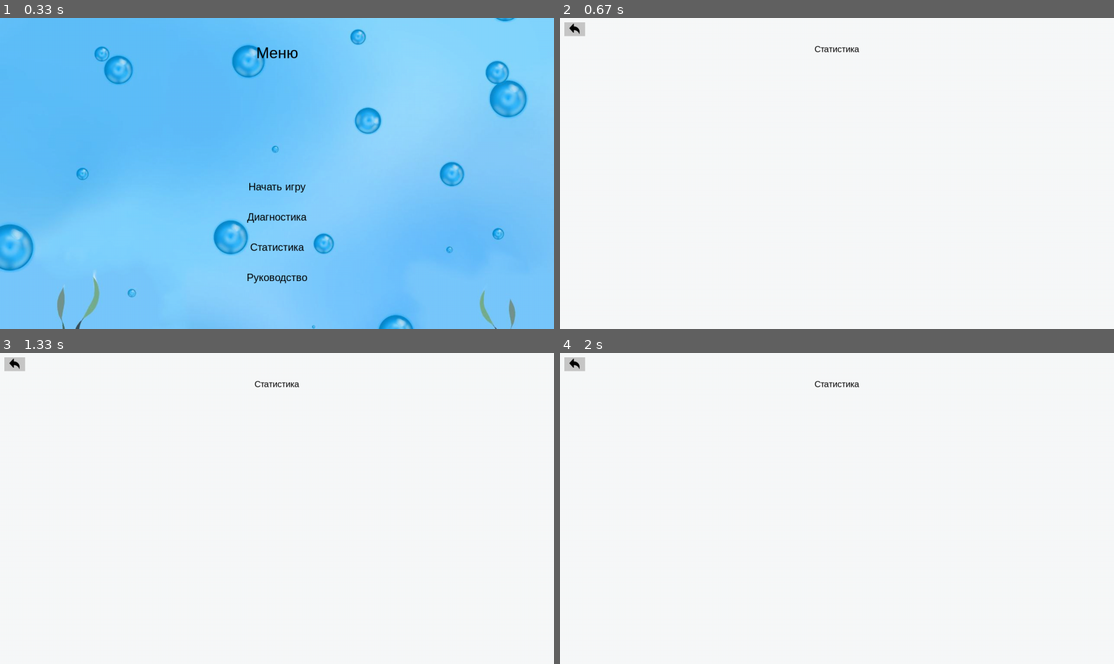
Above: before the commit, frames 1-4 (two rows, left to right).
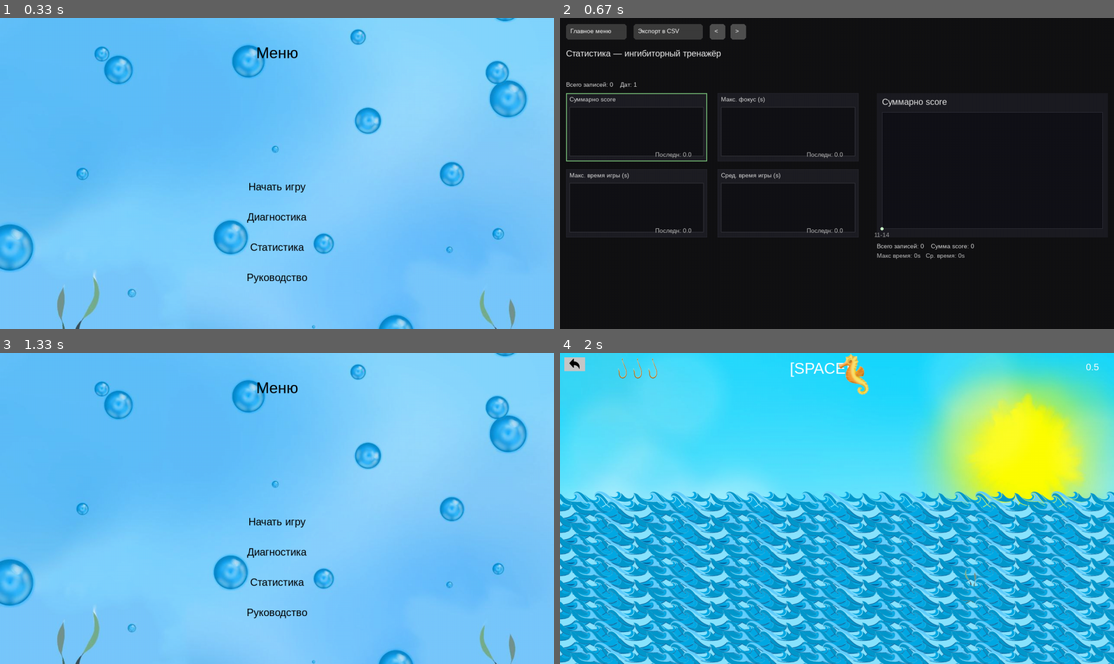
Above: after the commit, the same moments.

Repository: YAKMUVE/InhibitoryPyGame
Game: pygame game, started from main.py
Two runs of this game, one before a commit and one after it. Both use one fixed random seed, a clock stepped at 60 frames per second and the inputs below.
Inputs (mouse positions are in pixels of both pictures, inside the frame that each line leads up to):
- Up to frame 1 (0.33 s): no input
- Up to frame 2 (0.67 s): click "Статистика" at 0.38 s
- Up to frame 3 (1.33 s): click (227, 536) at 0.72 s, where only the run after the commit has a clickable "Сред. время игры (s)"; hold Esc from 1 s (still down); hold Right from 1 s (still down)
- Up to frame 4 (2 s): release Esc at 1.47 s; release Right at 1.47 s; click (837, 520) at 1.55 s, where only the run after the commit has a clickable "Начать игру"; hold D from 1.83 s (still down)

Frame 1 is identical in both runs. In frame 2, 100% of the frame differs, in the area x 0-100%, y 0-100%; in frame 3, 100%; in frame 4, 100%.

Commit message:
Added stats display

Diff:
--- a/src/states/stats_state.py
+++ b/src/states/stats_state.py
@@ -1,52 +1,336 @@
+# src/states/stats_state.py
 import pygame
-
-import json, os
+import os
+import json
+import csv
+from datetime import datetime
+from collections import defaultdict, OrderedDict
+from typing import Any, Dict, List, Tuple
 
 from src.state import BaseState
+
+FONT_MAIN = None
+FONT_SMALL = None
+PADDING = 14
+STATS_PATH = os.path.join('data', 'stats', 'stats.json')
+EXPORT_PATH = os.path.join('data', 'stats', 'export_stats.csv')
+METRIC_KEYS = [
+    ('total_score', 'Суммарно score'),
+    ('best_max_focus', 'Макс. фокус (s)'),
+    ('max_time', 'Макс. время игры (s)'),
+    ('avg_time', 'Сред. время игры (s)')
+]
+
+def _ensure_fonts():
+    global FONT_MAIN, FONT_SMALL
+    if FONT_MAIN is None:
+        FONT_MAIN = pygame.font.SysFont('Arial', 20)
+    if FONT_SMALL is None:
+        FONT_SMALL = pygame.font.SysFont('Arial', 14)
+
+def _parse_timestamp(ts_val: Any):
+    if ts_val is None:
+        return None
+    if isinstance(ts_val, (int, float)):
+        try:
+            return datetime.utcfromtimestamp(int(ts_val))
+        except Exception:
+            return None
+    if isinstance(ts_val, str):
+        formats = ['%Y-%m-%d %H:%M:%S', '%Y-%m-%dT%H:%M:%S', '%Y-%m-%d']
+        for fmt in formats:
+            try:
+                return datetime.strptime(ts_val, fmt)
+            except Exception:
+                continue
+    return None
 
 class StatsState(BaseState):
     def __init__(self, manager):
         super().__init__(manager)
-        self.exit_rect = pygame.Rect(10, 10, 48, 32)
-
-        self.sessions = []
-        self.font = pygame.font.SysFont('arial', 20)
-
-    def enter(self):
-        self.load_sessions()
-
-    def load_sessions(self):
+        _ensure_fonts()
+        self.raw_list: List[Dict[str, Any]] = []
+        self.date_series: 'OrderedDict[str, Dict[str, Any]]' = OrderedDict()
+        self.dates_list: List[str] = []
+        self.selected_metric_index = 0
+        self.offset = 0
+        self.window_days = 10
+        self.metric_rects: List[pygame.Rect] = []
+        self.btn_back_rect = pygame.Rect(18, 18, 120, 36)
+        self.btn_export_rect = pygame.Rect(156, 18, 160, 36)
+        self.btn_prev_rect = pygame.Rect(332, 18, 36, 36)
+        self.btn_next_rect = pygame.Rect(380, 18, 36, 36)
+        self.load_stats()
+
+    def enter(self, **kwargs):
+        self.load_stats()
+
+    def load_stats(self) -> None:
         try:
-            with open('data/stats/stats.json', 'r', encoding='utf-8') as f:
-                self.sessions = json.load(f)
-
+            with open(STATS_PATH, 'r', encoding='utf-8') as f:
+                data = json.load(f)
+                if isinstance(data, list):
+                    self.raw_list = data
+                elif isinstance(data, dict) and 'games' in data and isinstance(data['games'], list):
+                    self.raw_list = data['games']
+                else:
+                    self.raw_list = []
+        except FileNotFoundError:
+            self.raw_list = []
         except Exception:
-            self.sessions = []
+            self.raw_list = []
+        self._aggregate_by_date()
+
+    def _aggregate_by_date(self) -> None:
+        by_date = defaultdict(list)
+        for rec in self.raw_list:
+            ts = rec.get('timestamp')
+            dt = _parse_timestamp(ts)
+            if dt is None:
+                continue
+            date_key = dt.strftime('%Y-%m-%d')
+            by_date[date_key].append(rec)
+        ordered = OrderedDict()
+        for date_key in sorted(by_date.keys()):
+            records = by_date[date_key]
+            total_score = sum(int(r.get('score', 0)) for r in records)
+            best_max_focus = max(float(r.get('max_focus', 0.0)) for r in records) if records else 0.0
+            max_time = max(float(r.get('time', 0.0)) for r in records) if records else 0.0
+            avg_time = (sum(float(r.get('time', 0.0)) for r in records) / len(records)) if records else 0.0
+            errors_agg: Dict[str, int] = {}
+            for r in records:
+                errs = r.get('errors') or {}
+                if isinstance(errs, dict):
+                    for k, v in errs.items():
+                        try:
+                            errors_agg[k] = errors_agg.get(k, 0) + int(v)
+                        except Exception:
+                            pass
+            ordered[date_key] = {
+                'total_score': total_score,
+                'best_max_focus': best_max_focus,
+                'max_time': max_time,
+                'avg_time': avg_time,
+                'games_count': len(records),
+                'errors': errors_agg
+            }
+        if not ordered:
+            today = datetime.utcnow().strftime('%Y-%m-%d')
+            ordered[today] = {
+                'total_score': 0,
+                'best_max_focus': 0.0,
+                'max_time': 0.0,
+                'avg_time': 0.0,
+                'games_count': 0,
+                'errors': {}
+            }
+        self.date_series = ordered
+        self.dates_list = list(ordered.keys())
+        max_off = max(0, len(self.dates_list) - self.window_days)
+        if self.offset > max_off:
+            self.offset = max_off
 
     def handle_events(self, events):
         for e in events:
+            if e.type == pygame.QUIT:
+                self.manager.pop()
+
             if e.type == pygame.MOUSEBUTTONDOWN:
-                if self.exit_rect.collidepoint(e.pos):
+                mx, my = e.pos
+                if self.btn_back_rect.collidepoint((mx, my)):
                     self.manager.pop()
-
-    def update(self, dt):
+                    return
+
+                if self.btn_export_rect.collidepoint((mx, my)):
+                    ok = self.export_csv(EXPORT_PATH)
+                    print('Export CSV:', EXPORT_PATH if ok else 'failed')
+                    return
+
+                if self.btn_prev_rect.collidepoint((mx, my)):
+                    self.offset = max(0, self.offset - self.window_days)
+                    return
+
+                if self.btn_next_rect.collidepoint((mx, my)):
+                    self.offset = min(max(0, len(self.dates_list) - self.window_days), self.offset + self.window_days)
+                    return
+
+                for i, rect in enumerate(self.metric_rects):
+                    if rect.collidepoint((mx, my)):
+                        self.selected_metric_index = i
+                        return
+
+            if e.type == pygame.KEYDOWN:
+                if e.key == pygame.K_ESCAPE:
+                    self.manager.pop()
+
+                elif e.key == pygame.K_LEFT:
+                    self.offset = max(0, self.offset - 1)
+
+                elif e.key == pygame.K_RIGHT:
+                    self.offset = min(max(0, len(self.dates_list) - self.window_days), self.offset + 1)
+
+    def update(self, dt: float):
         pass
 
     def render(self):
-        self.manager.screen.fill((248, 249, 250))
-
-        # выход
-        pygame.draw.rect(self.manager.screen, (200, 200, 200), self.exit_rect)
-        self.manager.screen.blit(pygame.transform.smoothscale(self.manager.assets.get_image('exit'), (25, 25)), (self.exit_rect.x + self.exit_rect.w // 2 - 12.5, self.exit_rect.y + self.exit_rect.h // 2 - 12.5))
-
-        title = self.font.render("Статистика", True, (0,0,0))
-        self.manager.screen.blit(title, (self.manager.screen.get_width()//2 - title.get_width()//2, 60))
-
-        y = 110
-        for s in reversed(self.sessions[-10:]):  # show last 10
-            line = f"{s.get('timestamp','')}: score={s.get('score',0)} errors={s.get('errors',0)} max_focus={s.get('max_focus',0)} time={s.get('time','')}"
-            surf = self.font.render(line, True, (0,0,0))
-            self.manager.screen.blit(surf, (60, y))
-            y += 28
-            if y > self.manager.screen.get_height() - 50:
-                break
+        screen = self.manager.screen
+        width, height = screen.get_size()
+        top_bar_h = 160
+        left_margin = PADDING
+        top_margin = top_bar_h + PADDING
+        left_area_w = int(width * 0.55)
+        right_area_w = width - left_area_w - PADDING * 3
+        spacing_x = int(24 * (width / 1280))
+        spacing_y = int(18 * (height / 720))
+        metric_w = int((left_area_w - spacing_x) / 2) - PADDING
+        metric_h = int((height * 0.22))
+        right_x = left_margin + left_area_w + PADDING
+        right_y = top_margin
+        right_w = right_area_w
+        right_h = metric_h * 2 + spacing_y
+        screen.fill((18, 18, 20))
+        _ensure_fonts()
+        title = FONT_MAIN.render('Статистика — ингибиторный тренажёр', True, (240, 240, 240))
+        screen.blit(title, (PADDING, PADDING + int((top_bar_h - 48) / 2)))
+        self.btn_back_rect = pygame.Rect(PADDING, PADDING, 140, 36)
+        self.btn_export_rect = pygame.Rect(PADDING + 156, PADDING, 160, 36)
+        self.btn_prev_rect = pygame.Rect(PADDING + 332, PADDING, 36, 36)
+        self.btn_next_rect = pygame.Rect(PADDING + 380, PADDING, 36, 36)
+        pygame.draw.rect(screen, (60, 60, 60), self.btn_back_rect, border_radius=6)
+        screen.blit(FONT_SMALL.render('Главное меню', True, (255, 255, 255)), (self.btn_back_rect.x + 10, self.btn_back_rect.y + 8))
+        pygame.draw.rect(screen, (60, 60, 60), self.btn_export_rect, border_radius=6)
+        screen.blit(FONT_SMALL.render('Экспорт в CSV', True, (255, 255, 255)), (self.btn_export_rect.x + 10, self.btn_export_rect.y + 8))
+        pygame.draw.rect(screen, (80, 80, 80), self.btn_prev_rect, border_radius=6)
+        screen.blit(FONT_SMALL.render('<', True, (255, 255, 255)), (self.btn_prev_rect.x + 11, self.btn_prev_rect.y + 8))
+        pygame.draw.rect(screen, (80, 80, 80), self.btn_next_rect, border_radius=6)
+        screen.blit(FONT_SMALL.render('>', True, (255, 255, 255)), (self.btn_next_rect.x + 11, self.btn_next_rect.y + 8))
+        summary_txt = FONT_SMALL.render(f"Всего записей: {len(self.raw_list)}    Дат: {len(self.dates_list)}", True, (220, 220, 220))
+        screen.blit(summary_txt, (left_margin, top_margin - 28))
+        slice_dates = self.dates_list[self.offset:self.offset + self.window_days]
+        metric_series_list = []
+        for key, _label in METRIC_KEYS:
+            vals = []
+            for d in slice_dates:
+                cell = self.date_series.get(d, {})
+                if key == 'total_score':
+                    vals.append(float(cell.get('total_score', 0)))
+                elif key == 'best_max_focus':
+                    vals.append(float(cell.get('best_max_focus', 0.0)))
+                elif key == 'max_time':
+                    vals.append(float(cell.get('max_time', 0.0)))
+                elif key == 'avg_time':
+                    vals.append(float(cell.get('avg_time', 0.0)))
+            metric_series_list.append(vals)
+        self.metric_rects = []
+        base_x = left_margin
+        base_y = top_margin
+        idx = 0
+        for r in range(2):
+            for c in range(2):
+                if idx >= len(METRIC_KEYS):
+                    break
+                x = base_x + c * (metric_w + spacing_x)
+                y = base_y + r * (metric_h + spacing_y)
+                rect = pygame.Rect(x, y, metric_w, metric_h)
+                pygame.draw.rect(screen, (30, 30, 36), rect)
+                key, label = METRIC_KEYS[idx]
+                screen.blit(FONT_SMALL.render(label, True, (220, 220, 220)), (x + 8, y + 6))
+                chart_inner = pygame.Rect(x + 8, y + 32, metric_w - 16, metric_h - 44)
+                pygame.draw.rect(screen, (18, 18, 22), chart_inner)
+                pygame.draw.rect(screen, (60, 60, 66), chart_inner, 1)
+                vals = metric_series_list[idx]
+                if vals:
+                    self._draw_series_in_rect(screen, chart_inner, vals)
+                last_val = vals[-1] if vals else 0.0
+                screen.blit(FONT_SMALL.render(f'Последн: {round(float(last_val), 2)}', True, (190, 190, 190)), (x + metric_w - 120, y + metric_h - 24))
+                self.metric_rects.append(rect)
+                if idx == self.selected_metric_index:
+                    pygame.draw.rect(screen, (120, 190, 120), rect, 2)
+                else:
+                    pygame.draw.rect(screen, (40, 40, 48), rect, 1)
+                idx += 1
+        right_rect = pygame.Rect(right_x, right_y, right_w, right_h)
+        pygame.draw.rect(screen, (28, 28, 34), right_rect)
+        sel_key, sel_label = METRIC_KEYS[self.selected_metric_index]
+        screen.blit(FONT_MAIN.render(sel_label, True, (230, 230, 230)), (right_x + 12, right_y + 8))
+        large_chart = pygame.Rect(right_x + 12, right_y + 44, right_w - 24, right_h - 64)
+        pygame.draw.rect(screen, (18, 18, 24), large_chart)
+        pygame.draw.rect(screen, (50, 50, 60), large_chart, 1)
+        sel_vals = []
+        for d in slice_dates:
+            cell = self.date_series.get(d, {})
+            if sel_key == 'total_score':
+                sel_vals.append(float(cell.get('total_score', 0)))
+            elif sel_key == 'best_max_focus':
+                sel_vals.append(float(cell.get('best_max_focus', 0.0)))
+            elif sel_key == 'max_time':
+                sel_vals.append(float(cell.get('max_time', 0.0)))
+            elif sel_key == 'avg_time':
+                sel_vals.append(float(cell.get('avg_time', 0.0)))
+        self._draw_series_in_rect(screen, large_chart, sel_vals, fill=True, draw_points=True)
+        if slice_dates:
+            n = min(6, len(slice_dates))
+            step = max(1, len(slice_dates) // n)
+            for i, d in enumerate(slice_dates):
+                if i % step == 0 or i == len(slice_dates) - 1:
+                    px = large_chart.x + int((i / (len(slice_dates) - 1 if len(slice_dates) > 1 else 1)) * (large_chart.w))
+                    lbl = FONT_SMALL.render(d[5:], True, (160, 160, 160))
+                    screen.blit(lbl, (px - 18, large_chart.y + large_chart.h + 6))
+        agg = self._compute_overall_metrics()
+        ay = right_y + right_h + 12
+        screen.blit(FONT_SMALL.render(f"Всего записей: {len(self.raw_list)}    Сумма score: {int(agg.get('total_score', 0))}", True, (220, 220, 220)), (right_x, ay))
+        screen.blit(FONT_SMALL.render(f"Макс время: {int(agg.get('max_time', 0))}s   Ср. время: {int(agg.get('avg_time', 0))}s", True, (190, 190, 190)), (right_x, ay + 22))
+
+    def _draw_series_in_rect(self, surface: pygame.Surface, rect: pygame.Rect, values: List[float], fill: bool = False, draw_points: bool = False):
+        if not values:
+            return
+        max_v = max(values) or 1.0
+        min_v = min(values) or 0.0
+        rng = max_v - min_v if (max_v - min_v) > 0 else 1.0
+        n = len(values)
+        points: List[Tuple[int, int]] = []
+        for i, v in enumerate(values):
+            x = rect.x + int((i / (n - 1 if n > 1 else 1)) * rect.w)
+            y_norm = (v - min_v) / rng
+            y = rect.y + rect.h - int(y_norm * rect.h)
+            points.append((x, y))
+        if fill and len(points) >= 2:
+            poly = [(points[0][0], rect.y + rect.h)] + points + [(points[-1][0], rect.y + rect.h)]
+            s = pygame.Surface((rect.w, rect.h), pygame.SRCALPHA)
+            offs = [(px - rect.x, py - rect.y) for px, py in poly]
+            pygame.draw.polygon(s, (80, 160, 120, 80), offs)
+            surface.blit(s, (rect.x, rect.y))
+        if len(points) >= 2:
+            pygame.draw.lines(surface, (120, 200, 140), False, points, 2)
+        if draw_points:
+            for p in points:
+                pygame.draw.circle(surface, (200, 240, 200), p, 4)
+
+    def _compute_overall_metrics(self) -> Dict[str, float]:
+        if not self.raw_list:
+            return {'total_score': 0, 'max_time': 0.0, 'avg_time': 0.0}
+        total_score = sum(int(r.get('score', 0)) for r in self.raw_list)
+        times = [float(r.get('time', 0.0)) for r in self.raw_list if r.get('time') is not None]
+        max_time = max(times) if times else 0.0
+        avg_time = (sum(times) / len(times)) if times else 0.0
+        return {'total_score': total_score, 'max_time': max_time, 'avg_time': avg_time}
+
+    def export_csv(self, path: str) -> bool:
+        try:
+            os.makedirs(os.path.dirname(path), exist_ok=True)
+            with open(path, 'w', newline='', encoding='utf-8') as f:
+                writer = csv.writer(f)
+                writer.writerow(['date', 'games_count', 'total_score', 'best_max_focus', 'max_time', 'avg_time', 'errors_json'])
+                for d, vals in self.date_series.items():
+                    writer.writerow([
+                        d,
+                        int(vals.get('games_count', 0)),
+                        int(vals.get('total_score', 0)),
+                        float(vals.get('best_max_focus', 0.0)),
+                        float(vals.get('max_time', 0.0)),
+                        float(vals.get('avg_time', 0.0)),
+                        json.dumps(vals.get('errors', {}), ensure_ascii=False)
+                    ])
+            return True
+        except Exception:
+            return False
